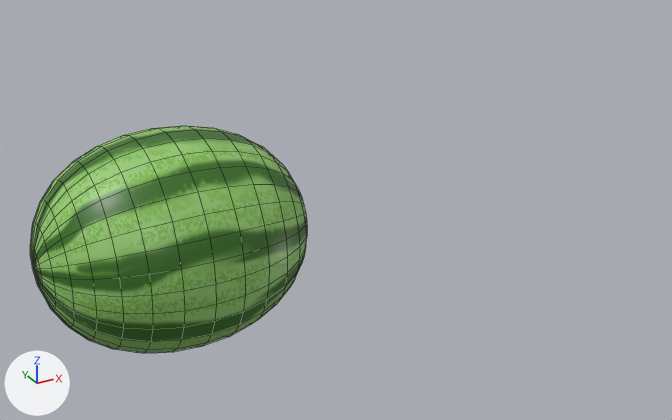
A saved change to the FBX model Assets/Models/Products/watermelon.fbx.
Rendered twice from a 50 mm lens placed at (-0.569, -1.79, 0.877), pointed at (0.431, 0.027, -0.032). Every picture has the same lights, and +X, +Y and +Z are marked at lower left. Mesh edges are drawn as thin lines. Where no turn or scale is listed for an object, it has been applied to the vertices.

The scene before the commit, as lines of its bpy script (objects in view):
```python
me_sphere = bpy.data.meshes.new('Sphere')
me_sphere.from_pydata(...)  # 482 vertices, 512 faces; spans x -0.301..0.301, y -0.244..0.244, z -0.244..0.244
me_sphere.materials.append(mat_watermelon)  # picture img_watermelon_png
ob_watermelon = bpy.data.objects.new('watermelon', me_sphere)
ob_watermelon.location = (0.01, 0.0, 0.0)
```
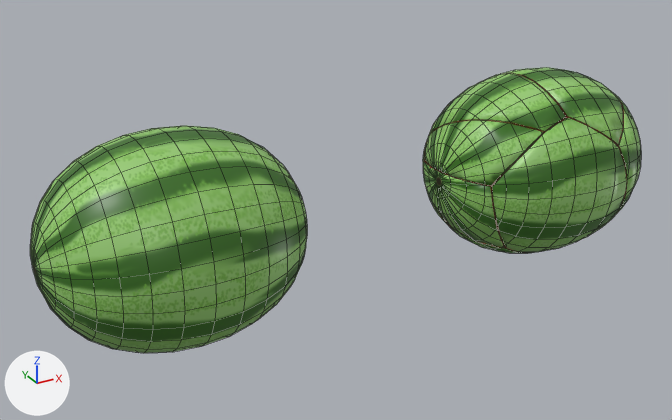
Location of each change, [x1, y1, x2, y2] in pixels of the pictures (672 x 420 px):
'watermelon_cell', added (green): after [492, 117, 627, 253]
    faces in mat_watermelon (picture img_watermelon_png): [492, 117, 627, 253]
'watermelon_cell.001', added (green): after [424, 120, 543, 186]
'watermelon_cell.004', added (green): after [430, 73, 566, 146]
    faces in mat_watermelon (picture img_watermelon_png): [430, 73, 566, 134]
'watermelon_cell.006', added (green): after [502, 67, 623, 145]
    faces in mat_watermelon (picture img_watermelon_png): [502, 67, 623, 144]
'watermelon_cell.007', added (green): after [423, 160, 508, 248]
    faces in mat_watermelon (picture img_watermelon_png): [423, 161, 505, 248]
    faces in mat_watermelon_inside (its picture is missing): [424, 160, 508, 247]
'watermelon_cell.005', added (green): after [616, 96, 641, 214]
    faces in mat_watermelon (picture img_watermelon_png): [616, 96, 641, 214]
'watermelon_cell.003', added: after [423, 174, 525, 253]
    faces in mat_watermelon (picture img_watermelon_png): [423, 174, 524, 253]
'watermelon_cell.002', added: after [423, 81, 482, 162]

The change, as a list of edits to the scene's bpy script:
```text
Add ob_watermelon_cell_006:
    ob_watermelon_cell_006 = bpy.data.objects.new('watermelon_cell.006', me_watermelon_cell_005)  # 86 vertices, 69 faces; spans x -0.153..0.131, y -0.229..0.192, z -0.203..0.078; in mat_watermelon (picture img_watermelon_png), mat_watermelon_inside (its picture is missing)
    ob_watermelon_cell_006.location = (1.109, 0.016, 0.166)
Add ob_watermelon_cell_005:
    ob_watermelon_cell_005 = bpy.data.objects.new('watermelon_cell.005', me_watermelon_cell_004)  # 191 vertices, 189 faces; spans x -0.192..0.072, y -0.217..0.216, z -0.21..0.185; in mat_watermelon (picture img_watermelon_png), mat_watermelon_inside (its picture is missing)
    ob_watermelon_cell_005.location = (1.239, -0.009, -0.016)
Add ob_watermelon_cell:
    ob_watermelon_cell = bpy.data.objects.new('watermelon_cell', me_watermelon_cell_008)  # 102 vertices, 89 faces; spans x -0.197..0.186, y -0.079..0.175, z -0.186..0.217; in mat_watermelon (picture img_watermelon_png), mat_watermelon_inside (its picture is missing)
    ob_watermelon_cell.location = (0.962, -0.164, -0.043)
Add ob_watermelon_cell_002:
    ob_watermelon_cell_002 = bpy.data.objects.new('watermelon_cell.002', me_watermelon_cell_001)  # 103 vertices, 89 faces; spans x -0.218..0.215, y -0.174..0.073, z -0.199..0.2; in mat_watermelon (picture img_watermelon_png), mat_watermelon_inside (its picture is missing)
    ob_watermelon_cell_002.location = (0.96, 0.17, 0.009)
Add ob_watermelon_cell_001:
    ob_watermelon_cell_001 = bpy.data.objects.new('watermelon_cell.001', me_watermelon_cell_009)  # 82 vertices, 66 faces; spans x -0.046..0.177, y -0.147..0.146, z -0.075..0.089; in mat_watermelon (picture img_watermelon_png), mat_watermelon_inside (its picture is missing)
    ob_watermelon_cell_001.location = (0.758, -0.024, 0.077)
Add ob_watermelon_cell_007:
    ob_watermelon_cell_007 = bpy.data.objects.new('watermelon_cell.007', me_watermelon_cell_006)  # 92 vertices, 91 faces; spans x -0.033..0.193, y -0.126..0.15, z -0.125..0.069; in mat_watermelon (picture img_watermelon_png), mat_watermelon_inside (its picture is missing)
    ob_watermelon_cell_007.location = (0.742, -0.024, -0.042)
Add ob_watermelon_cell_003:
    ob_watermelon_cell_003 = bpy.data.objects.new('watermelon_cell.003', me_watermelon_cell_002)  # 86 vertices, 72 faces; spans x -0.16..0.236, y -0.163..0.137, z -0.082..0.162; in mat_watermelon (picture img_watermelon_png), mat_watermelon_inside (its picture is missing)
    ob_watermelon_cell_003.location = (0.898, 0.043, -0.162)
Add ob_watermelon_cell_004:
    ob_watermelon_cell_004 = bpy.data.objects.new('watermelon_cell.004', me_watermelon_cell_003)  # 61 vertices, 53 faces; spans x -0.115..0.12, y -0.172..0.132, z -0.165..0.074; in mat_watermelon (picture img_watermelon_png), mat_watermelon_inside (its picture is missing)
    ob_watermelon_cell_004.location = (0.867, 0.004, 0.165)
```
